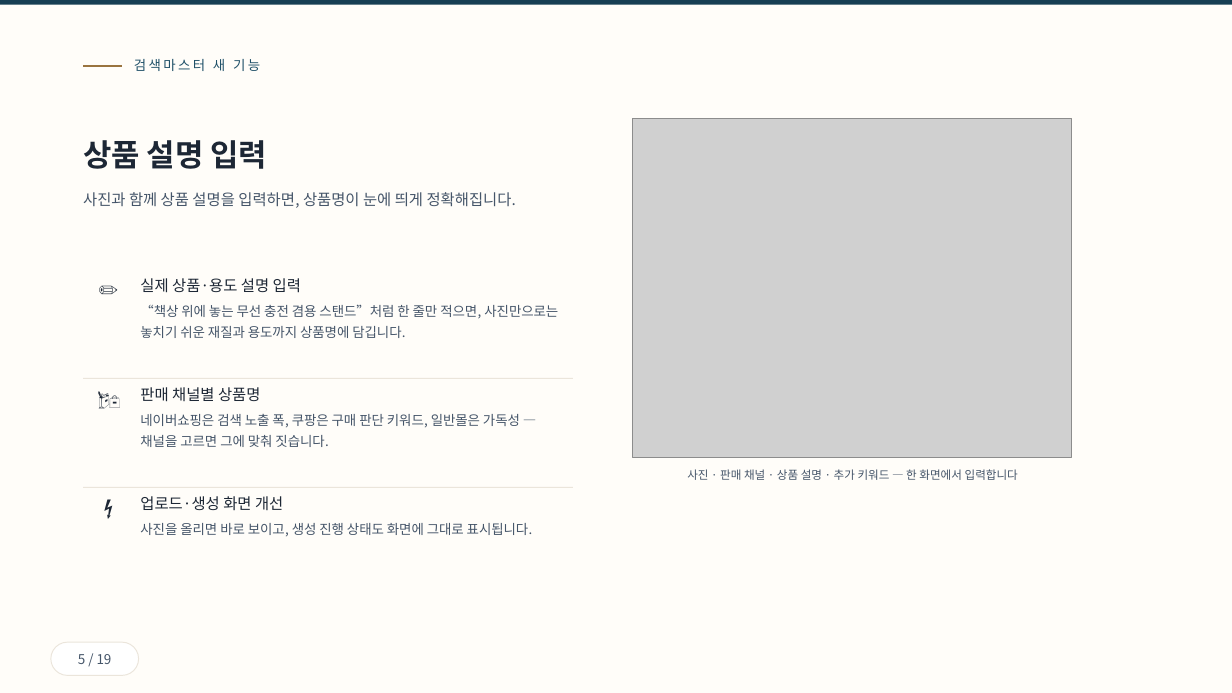
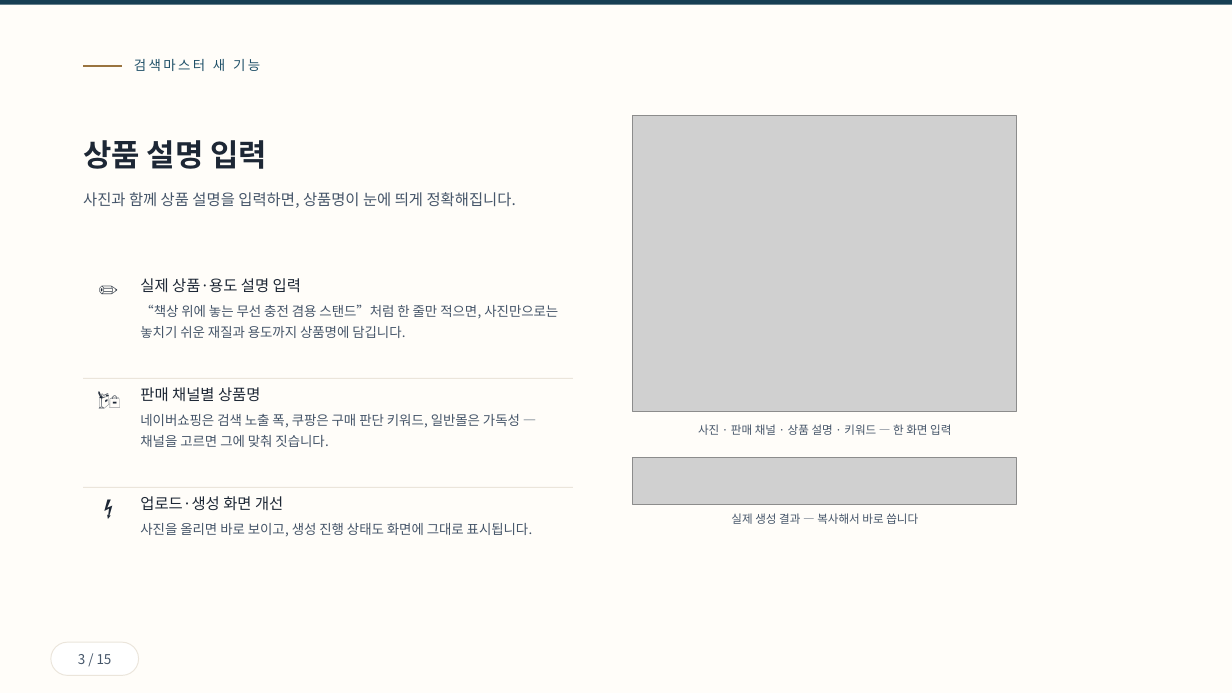
Before and after one commit to ramiteacher/searchmaster-x-freecanvas, a slide deck: slide 3 of slides.pptx (slide 5 before the commit). Drawn at 1232x693 pixels with LibreOffice and Linux fonts; fonts in the diff are those of the drawing; grey boxes stand for pictures. Boxes give left, top, right and bottom in pixels: in the first picture for what was removed or moved away, otherwise in the second. Text is boxed around its words. In the diff, an @@ line names an element or a change of style, - is before the commit and + after.

Commit message:
컴팩트 개편: 15장, 7/16 업데이트(AI 이미지 필터·숏폼 개편) 반영, 실물 결과 스샷 추가

```diff
--- a/slides.pptx
+++ b/slides.pptx
@@ picture: place and size @@
-picture at <box>633,118,1072,457</box>
+picture at <box>633,116,1017,411</box>
@@ text at <box>698,424,951,435</box>: text changed @@
-사진 · 판매 채널 · 상품 설명 · 추가 키워드 — 한 화면에서 입력합니다
+사진 · 판매 채널 · 상품 설명 · 키워드 — 한 화면 입력
@@ picture added at <box>633,457,1017,504</box> @@
@@ text added at <box>731,513,918,524</box>, 9 pt, text #455569 @@
+실제 생성 결과 — 복사해서 바로 씁니다
@@ text in rounded rectangle at <box>78,654,112,664</box>: text changed @@
-5 / 19
+3 / 15
```
Also in this commit, not shown: 13 other slides changed, 4 slides removed, 1 other file.
